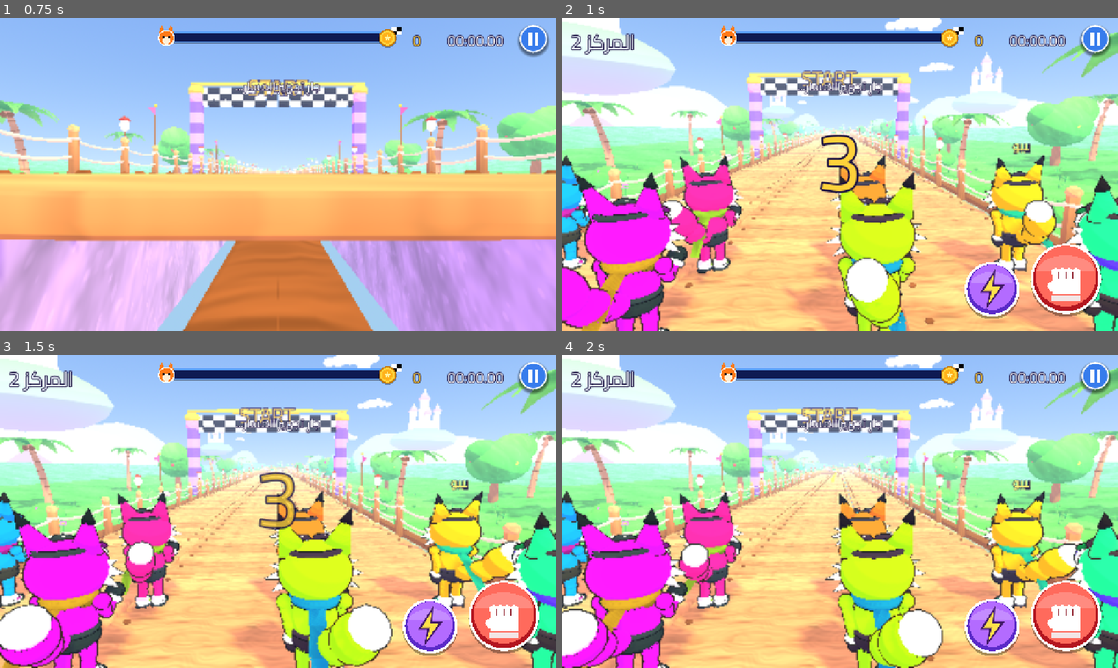
Above: before the commit, frames 1-4 (two rows, left to right).
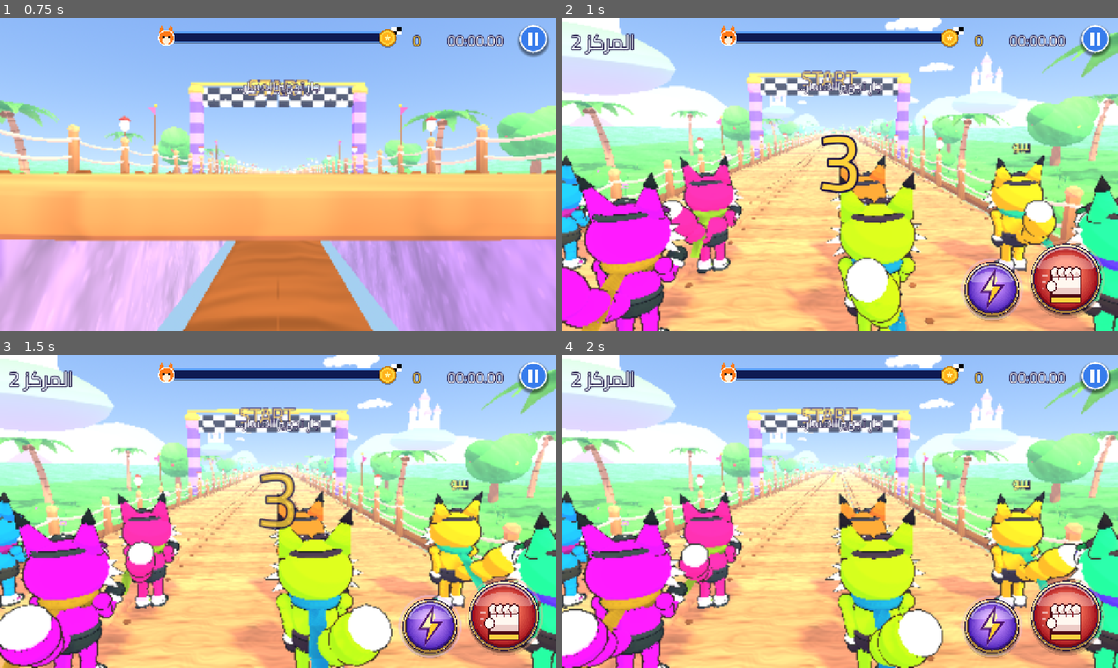
Above: after the commit, the same moments.

Repository: derbalali76-web/Crazy-Rush
Game: Godot game, scene res://scenes/Main.tscn
Same seed, same stepped clock (60 frames per second), same inputs: the game is played once before the commit and once after it.
Inputs (mouse positions are in pixels of both pictures, inside the frame that each line leads up to):
- Up to frame 1 (0.75 s): click "العب الآن" at 0.5 s
- Up to frame 2 (1 s): no input
- Up to frame 3 (1.5 s): tap Enter at 1.25 s; move the mouse to (400, 495) at 1.27 s; hold D from 1.28 s (still down); tap Ctrl at 1.35 s; click (400, 495) at 1.42 s
- Up to frame 4 (2 s): keep holding D; tap Space at 1.52, 1.82 s

Frame 1 is identical in both runs. In frame 2, 3.2% of the frame differs, in the area x 71-98%, y 70-97%; in frame 3, 3.2%; in frame 4, 3.2%.

Commit message:
HUD: redesigned punch and special buttons (metal rim, gradient body, glossy highlight, ready pulse, outlined icons, cooldown seconds)
Co-Authored-By: Claude Sonnet 5.5 <noreply@anthropic.com>
Claude-Session: https://claude.ai/code/session_01Y2CKT8JwhCGjqsWwc8Z4Zh

Diff:
--- a/scripts/race/Race.gd
+++ b/scripts/race/Race.gd
@@ -443,6 +443,8 @@
 		n += 1
 	var cd_total := Runner.RIVAL_COOLDOWN if runner.t_punch_cd > Runner.PUNCH_COOLDOWN + 0.01 else Runner.PUNCH_COOLDOWN
 	hud.controls.punch_cd = clampf(runner.t_punch_cd / cd_total, 0.0, 1.0)
+	hud.controls.punch_total = cd_total
+	hud.controls.special_total = Runner.DASH_COOLDOWN
 	hud.controls.special_cd = runner.t_dash_cd / Runner.DASH_COOLDOWN
 
 
--- a/scripts/ui/TouchControls.gd
+++ b/scripts/ui/TouchControls.gd
@@ -6,6 +6,8 @@
 var input: RunnerInput
 var punch_cd := 0.0          # 0..1 المتبقي
 var special_cd := 0.0        # 0..1 المتبقي
+var punch_total := 0.5       # مدة انتظار اللكمة الكاملة بالثواني (لعرض الثواني المتبقية)
+var special_total := 7.0     # مدة انتظار القدرة الخاصة بالثواني
 var special_enabled := true
 var sensitivity := 1.0
 var enabled := true
@@ -177,13 +179,14 @@
 		r *= 0.93
 	var top := Color("4aa3ff")
 	var bot := Color("1f4fd0")
+	var glow := Color("7ab8ff")
 	match name:
 		"slide":
 			top = Color("5a6aa8"); bot = Color("2a3470")
 		"punch":
-			top = Color("ff6a5c"); bot = Color("b3151f")
+			top = Color("ff7a5c"); bot = Color("a3101c"); glow = Color("ffb08a")
 		"special":
-			top = Color("b36bff"); bot = Color("5a2ac8")
+			top = Color("c58bff"); bot = Color("4a1fb8"); glow = Color("e2c4ff")
 	var cd := 0.0
 	var usable := true
 	if name == "punch":
@@ -192,24 +195,51 @@
 		cd = special_cd
 		usable = special_enabled
 	var alpha := 1.0 if usable else 0.45
-	draw_circle(c + Vector2(0, 6), r + 3.0, Color(0, 0, 0, 0.35))
-	draw_circle(c, r + 3.0, Color(1, 1, 1, alpha))
-	draw_circle(c, r - 3.0, Color(bot.r, bot.g, bot.b, alpha))
-	draw_circle(c + Vector2(0, -r * 0.08), r - 8.0, Color(top.r, top.g, top.b, alpha))
-	# لمعة علوية
+	var ready := usable and cd <= 0.0
+	var tm := float(Time.get_ticks_msec()) / 1000.0
+	# ظل سفلي ناعم
+	draw_circle(c + Vector2(0, 9), r + 5.0, Color(0, 0, 0, 0.16))
+	draw_circle(c + Vector2(0, 6), r + 3.0, Color(0, 0, 0, 0.30))
+	# هالة نبض عندما يكون الزر جاهزًا
+	if ready and not down:
+		var pulse := 0.5 + 0.5 * sin(tm * 3.2)
+		draw_arc(c, r + 7.0 + pulse * 3.0, 0.0, TAU, 48, Color(glow.r, glow.g, glow.b, 0.22 + 0.18 * pulse), 4.0, true)
+	# حلقة معدنية خارجية: ذهبي/فضي متدرج
+	draw_circle(c, r + 3.0, Color("2a1a3a", alpha))
+	draw_circle(c, r + 1.0, Color("f4e7c0", alpha))
+	draw_circle(c + Vector2(0, 2), r - 1.0, Color("a8803a", alpha))
+	draw_circle(c, r - 3.5, Color("2b1650", alpha))
+	# جسم الزر: تدرج لوني شعاعي بتراكب دوائر
+	var steps := 12
+	for i in range(steps):
+		var k := float(i) / float(steps - 1)
+		var col := bot.lerp(top, pow(k, 0.8))
+		var rr := (r - 6.0) * (1.0 - 0.62 * k)
+		draw_circle(c + Vector2(0, -r * 0.22 * k), rr, Color(col.r, col.g, col.b, alpha))
+	# لمعة زجاجية علوية
 	var hl := PackedVector2Array()
-	for i in range(0, 21):
-		var a := PI + PI * float(i) / 20.0
-		hl.append(c + Vector2(cos(a) * (r - 12.0), sin(a) * (r - 12.0) * 0.55 - r * 0.22))
-	draw_colored_polygon(hl, Color(1, 1, 1, 0.22 * alpha))
+	for i in range(0, 25):
+		var ang := PI + PI * float(i) / 24.0
+		hl.append(c + Vector2(cos(ang) * (r - 14.0), sin(ang) * (r - 14.0) * 0.50 - r * 0.28))
+	draw_colored_polygon(hl, Color(1, 1, 1, 0.30 * alpha))
+	draw_arc(c, r - 8.0, PI * 1.12, PI * 1.88, 24, Color(1, 1, 1, 0.55 * alpha), 3.0, true)
+	# ظل داخلي سفلي
+	draw_arc(c, r - 8.0, PI * 0.15, PI * 0.85, 24, Color(0, 0, 0, 0.25 * alpha), 4.0, true)
 	_draw_icon(name, c, r, alpha)
 	if cd > 0.0:
 		var pts := PackedVector2Array([c])
-		var steps := int(48.0 * cd) + 2
-		for i in range(steps + 1):
-			var ang := -PI * 0.5 + TAU * (cd * float(i) / float(steps))
-			pts.append(c + Vector2(cos(ang), sin(ang)) * (r - 4.0))
-		draw_colored_polygon(pts, Color(0, 0, 0, 0.55))
+		var st := int(48.0 * cd) + 2
+		for i in range(st + 1):
+			var ang2 := -PI * 0.5 + TAU * (cd * float(i) / float(st))
+			pts.append(c + Vector2(cos(ang2), sin(ang2)) * (r - 5.0))
+		draw_colored_polygon(pts, Color(0.05, 0.02, 0.15, 0.62))
+		var f := ThemeDB.fallback_font
+		var secs := cd * (punch_total if name == "punch" else special_total)
+		var txt := "%.1f" % secs
+		var fs := int(r * 0.52)
+		var tw := f.get_string_size(txt, HORIZONTAL_ALIGNMENT_LEFT, -1, fs).x
+		draw_string_outline(f, c + Vector2(-tw * 0.5, fs * 0.34), txt, HORIZONTAL_ALIGNMENT_LEFT, -1, fs, 6, Color(0, 0, 0, 0.8))
+		draw_string(f, c + Vector2(-tw * 0.5, fs * 0.34), txt, HORIZONTAL_ALIGNMENT_LEFT, -1, fs, Color(1, 1, 1, 0.95))
 
 
 func _draw_icon(name: String, c: Vector2, r: float, a: float) -> void:
@@ -234,19 +264,43 @@
 			draw_line(c + Vector2(-34, 30) * s, c + Vector2(34, 30) * s, Color(1, 1, 1, 0.55 * a), 5 * s, true)
 		"punch":
 			var s2 := u * 1.25
-			draw_rect(Rect2(c + Vector2(-26, -8) * s2, Vector2(52, 38) * s2), w, true)
+			var ol := Color(0.30, 0.04, 0.08, a)
+			var skin := Color(1, 0.97, 0.94, a)
+			var shade := Color(0.93, 0.80, 0.78, a)
+			# كفّ القفاز: ظل ثم لون ثم خط خارجي
+			draw_rect(Rect2(c + Vector2(-29, -11) * s2, Vector2(58, 44) * s2), ol, true)
+			draw_rect(Rect2(c + Vector2(-26, -8) * s2, Vector2(52, 38) * s2), skin, true)
+			draw_rect(Rect2(c + Vector2(-26, 16) * s2, Vector2(52, 14) * s2), shade, true)
 			for i in range(4):
-				draw_circle(c + Vector2(-19.5 + 13.0 * float(i), -12) * s2, 8.2 * s2, w)
-			draw_circle(c + Vector2(-26, 14) * s2, 9 * s2, w)
+				var fx := -19.5 + 13.0 * float(i)
+				draw_circle(c + Vector2(fx, -12) * s2, 10.4 * s2, ol)
+				draw_circle(c + Vector2(fx, -12) * s2, 8.4 * s2, skin)
+				draw_circle(c + Vector2(fx + 1.5, -8) * s2, 4.2 * s2, shade)
+			draw_circle(c + Vector2(-27, 14) * s2, 11.0 * s2, ol)
+			draw_circle(c + Vector2(-27, 14) * s2, 9.0 * s2, skin)
 			for i in range(1, 4):
-				draw_line(c + Vector2(-26 + 13.0 * float(i), -12) * s2, c + Vector2(-26 + 13.0 * float(i), 0) * s2, Color(0.55, 0.1, 0.15, a), 2.5)
-			draw_rect(Rect2(c + Vector2(-28, 32) * s2, Vector2(56, 10) * s2), Color(0.95, 0.9, 0.9, a), true)
+				draw_line(c + Vector2(-26 + 13.0 * float(i), -9) * s2, c + Vector2(-26 + 13.0 * float(i), 2) * s2, Color(0.55, 0.1, 0.15, a), 2.5)
+			# حزام المعصم
+			draw_rect(Rect2(c + Vector2(-30, 34) * s2, Vector2(60, 12) * s2), ol, true)
+			draw_rect(Rect2(c + Vector2(-27, 36) * s2, Vector2(54, 8) * s2), Color(1.0, 0.82, 0.25, a), true)
+			# خطوط سرعة
+			for k2 in range(3):
+				draw_line(c + Vector2(-44, -6 + 12.0 * float(k2)) * s2, c + Vector2(-34 - 4.0 * float(k2), -6 + 12.0 * float(k2)) * s2, Color(1, 1, 1, 0.55 * a), 3.0, true)
 		"special":
 			var s3 := u * 1.2
 			var bolt := PackedVector2Array([
 				c + Vector2(6, -44) * s3, c + Vector2(-26, 6) * s3, c + Vector2(-4, 6) * s3,
 				c + Vector2(-12, 44) * s3, c + Vector2(28, -10) * s3, c + Vector2(4, -10) * s3])
-			draw_colored_polygon(bolt, Color("ffe14a") if a > 0.9 else Color(1, 0.88, 0.3, a))
+			# توهج خارجي
+			for g in range(3):
+				var gp := PackedVector2Array()
+				for v in bolt:
+					gp.append(c + (v - c) * (1.28 - 0.08 * float(g)))
+				draw_colored_polygon(gp, Color(1, 0.9, 0.4, (0.10 + 0.05 * float(g)) * a))
 			var cb := bolt.duplicate()
 			cb.append(bolt[0])
-			draw_polyline(cb, Color(0.25, 0.1, 0.4, a), 3.5, true)
+			draw_colored_polygon(bolt, Color("ffcf2e") if a > 0.9 else Color(1, 0.82, 0.25, a))
+			# نصف علوي أفتح لإعطاء حجم
+			var half := PackedVector2Array([c + Vector2(6, -44) * s3, c + Vector2(-26, 6) * s3, c + Vector2(-4, 6) * s3, c + Vector2(14, -22) * s3])
+			draw_colored_polygon(half, Color(1.0, 0.97, 0.7, a))
+			draw_polyline(cb, Color(0.30, 0.08, 0.45, a), 4.0, true)
Binary file added: docs/art/after/buttons_new.png
